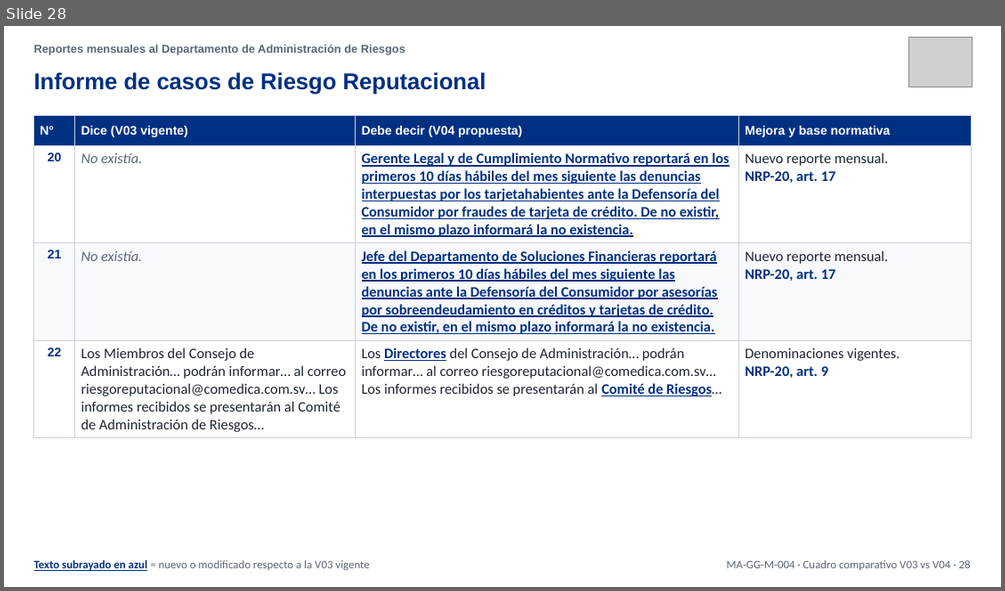
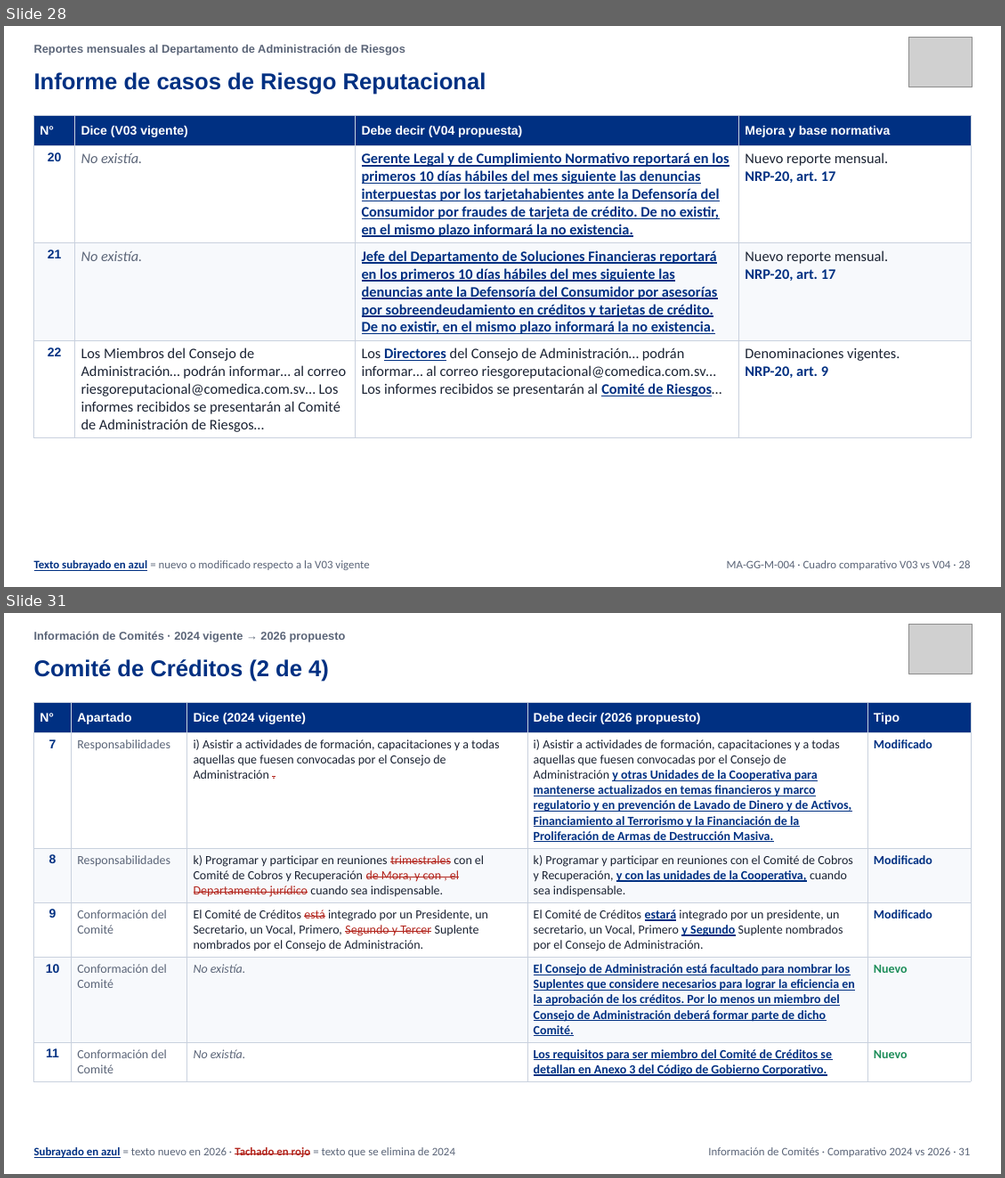
Before and after one commit to menjivar201280/riesgo, a slide deck: politicas/Comparativo_Comite_Riesgos_V03_vs_V04.pptx. Shown one above the other, each under a label of ours: slide 28 before the commit, slides 28 and 31 after it; the slides between them are not shown. The pictures are 1005x591 and 1005x1178 pixels, drawn with LibreOffice and Linux fonts; fonts in the diff are those of the drawing; grey boxes stand for pictures. Boxes give left, top, right and bottom in pixels: in the first picture for what was removed or moved away, otherwise in the second. Text is boxed around its words. In the diff, an @@ line names an element or a change of style, - is before the commit and + after.

```diff
--- a/politicas/Comparativo_Comite_Riesgos_V03_vs_V04.pptx
+++ b/politicas/Comparativo_Comite_Riesgos_V03_vs_V04.pptx
@@ slide 31 added at bbox=[4, 613, 1001, 1174], background #FFFFFF @@
@@ text added at bbox=[34, 631, 346, 642], 11 pt, text #5B6578, bold @@
+Información de Comités · 2024 vigente → 2026 propuesto
@@ picture added at bbox=[909, 625, 972, 674] @@
@@ text added at bbox=[34, 659, 329, 682], 22 pt, text #003082, bold @@
+Comité de Créditos (2 de 4)
@@ table added at bbox=[34, 703, 971, 1079], 6 rows, 5 columns @@
+N° | Apartado | Dice (2024 vigente) | Debe decir (2026 propuesto) | Tipo
+7 | Responsabilidades | i) Asistir a actividades de formación, capacitaciones y a todas aquellas que fuesen convocadas por el Consejo de Administración . | i) Asistir a actividades de formación, capacitaciones y a todas aquellas que fuesen convocadas por el Consejo de Administración y otras Unidades de la Cooperativa para mantenerse actualizados en temas financieros y marco regulatorio y en prevención de Lavado de Dinero y de Activos, Financiamiento al Terrorismo y la Financiación de la Proliferación de Armas de Destrucción Masiva. | Modificado
+8 | Responsabilidades | k) Programar y participar en reuniones trimestrales con el Comité de Cobros y Recuperación de Mora, y con , el Departamento jurídico cuando sea indispensable. | k) Programar y participar en reuniones con el Comité de Cobros y Recuperación, y con las unidades de la Cooperativa, cuando sea indispensable. | Modificado
+9 | Conformación del Comité | El Comité de Créditos está integrado por un Presidente, un Secretario, un Vocal, Primero, Segundo y Tercer Suplente nombrados por el Consejo de Administración. | El Comité de Créditos estará integrado por un presidente, un secretario, un Vocal, Primero y Segundo Suplente nombrados por el Consejo de Administración. | Modificado
+10 | Conformación del Comité | No existía. | El Consejo de Administración está facultado para nombrar los Suplentes que considere necesarios para lograr la eficiencia en la aprobación de los créditos. Por lo menos un miembro del Consejo de Administración deberá formar parte de dicho Comité. | Nuevo
+11 | Conformación del Comité | No existía. | Los requisitos para ser miembro del Comité de Créditos se detallan en Anexo 3 del Código de Gobierno Corporativo. | Nuevo
@@ text added at bbox=[34, 1147, 455, 1158], 11 pt, text #5B6578 @@
+Subrayado en azul = texto nuevo en 2026 · Tachado en rojo = texto que se elimina de 2024
@@ text added at bbox=[708, 1147, 970, 1157], 11 pt, text #5B6578 @@
+Información de Comités · Comparativo 2024 vs 2026 · 31
```
Also in this commit, not shown: 28 other slides changed, 41 other slides added.
